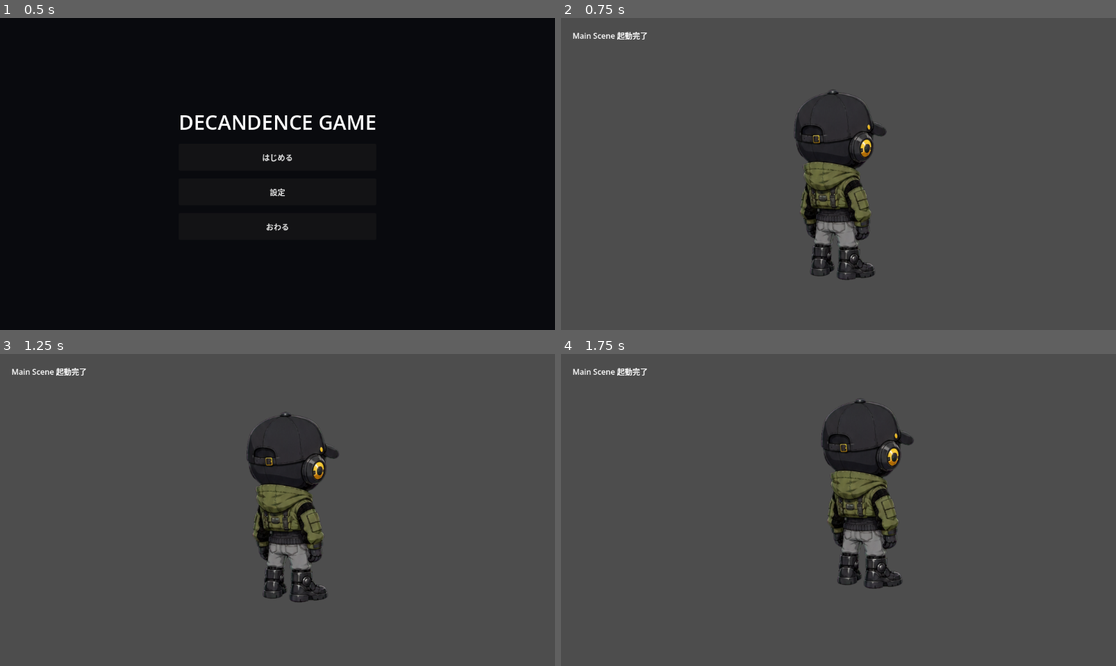
Above: before the commit, frames 1-4 (two rows, left to right).
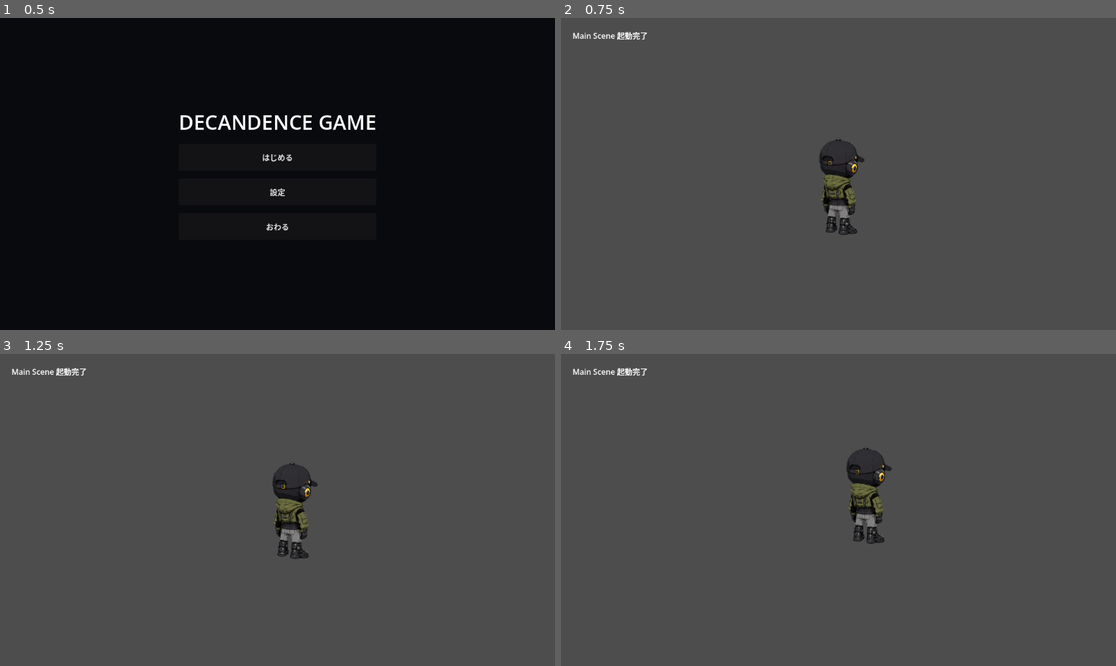
Above: after the commit, the same moments.

Repository: grimoire1089-coder/optimistic
Game: Godot game, scene res://Scenes/Boot/TitleScene.tscn
The game is run twice, just before and just after one commit, with the same random seed, the same clock (stepped at 60 frames per second) and the same inputs.
Inputs:
- Up to frame 1 (0.5 s): no input
- Up to frame 2 (0.75 s): click "はじめる" at 0.5 s
- Up to frame 3 (1.25 s): no input
- Up to frame 4 (1.75 s): no input

Frame 1 is identical in both runs. In frame 2, 5.4% of the frame differs, in the area x 42-59%, y 22-84%; in frame 3, 5.5%, in the area x 44-62%, y 18-80%; in frame 4, 5.4%.

Commit message:
Reduce Robin display size and bob animation

Diff:
--- a/Scenes/Characters/Robin/RobinWanderActor.tscn
+++ b/Scenes/Characters/Robin/RobinWanderActor.tscn
@@ -6,7 +6,7 @@
 [ext_resource type="Script" path="res://Scripts/Characters/Robin/Modules/RobinWalkSpriteAnimator.gd" id="4_animator"]
 
 [sub_resource type="CircleShape2D" id="CircleShape2D_robin"]
-radius = 24.0
+radius = 12.0
 
 [node name="Robin" type="CharacterBody2D"]
 position = Vector2(576, 360)
@@ -19,9 +19,10 @@
 vframes = 4
 frame = 0
 centered = true
+scale = Vector2(0.5, 0.5)
 
 [node name="CollisionShape2D" type="CollisionShape2D" parent="."]
-position = Vector2(0, 48)
+position = Vector2(0, 24)
 shape = SubResource("CircleShape2D_robin")
 
 [node name="RobinRandomWanderModule" type="Node" parent="."]
@@ -30,7 +31,7 @@
 [node name="RobinWalkSpriteAnimator" type="Node" parent="."]
 script = ExtResource("4_animator")
 sprite_path = NodePath("../Sprite2D")
-frames_per_second = 6.0
-moving_bob_amount = 5.0
-moving_rotation_degrees = 2.0
-moving_scale_amount = 0.025
+frames_per_second = 5.0
+moving_bob_amount = 2.0
+moving_rotation_degrees = 0.8
+moving_scale_amount = 0.008
